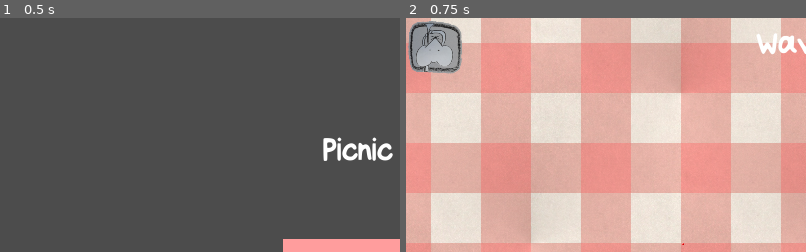
Above: before the commit, frames 1-2 (left to right).
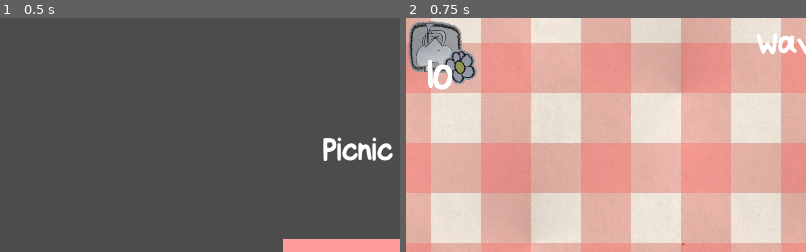
Above: after the commit, the same moments.

Repository: JeppeLindberg/Picnic
Game: Godot game, scene res://Scenes/TitleScreen.tscn
The game is run twice, just before and just after one commit, with the same random seed, the same clock (stepped at 60 frames per second) and the same inputs.
Inputs:
- Up to frame 1 (0.5 s): no input
- Up to frame 2 (0.75 s): click "Start" at 0.5 s
The pictures show only the part of the screen within x 0-50%, y 0-50%; the shares and areas given below are measured in that part.

Frame 1 is identical in both runs. In frame 2, 1.2% of the frame differs, in the area x 5-18%, y 13-31%.

Commit message:
Add cost label to mouse button

Diff:
--- a/Scenes/MainScene.tscn
+++ b/Scenes/MainScene.tscn
@@ -18,6 +18,7 @@
 [ext_resource path="res://Resources/UI/Strawberry3.png" type="Texture" id=16]
 [ext_resource path="res://Resources/UI/Strawberry4.png" type="Texture" id=17]
 [ext_resource path="res://Resources/UI/Strawberry5.png" type="Texture" id=18]
+[ext_resource path="res://Resources/UI/Mousecost.png" type="Texture" id=19]
 
 [node name="MainScene" type="Node2D"]
 script = ExtResource( 1 )
@@ -140,6 +141,11 @@
 spawn_object = ExtResource( 4 )
 preview_object = ExtResource( 11 )
 
+[node name="Mousecost" type="Sprite" parent="InputManager"]
+position = Vector2( 59, 67 )
+scale = Vector2( 0.385542, 0.385542 )
+texture = ExtResource( 19 )
+
 [node name="EnemySpawn" type="Node2D" parent="."]
 position = Vector2( -192, 66 )
 
Binary file added: Resources/UI/Mousecost.png
Not shown, added: Resources/UI/Mousecost.png.import
Not shown: 1 places in Scenes/MainScene.tscn that only renumber resources
